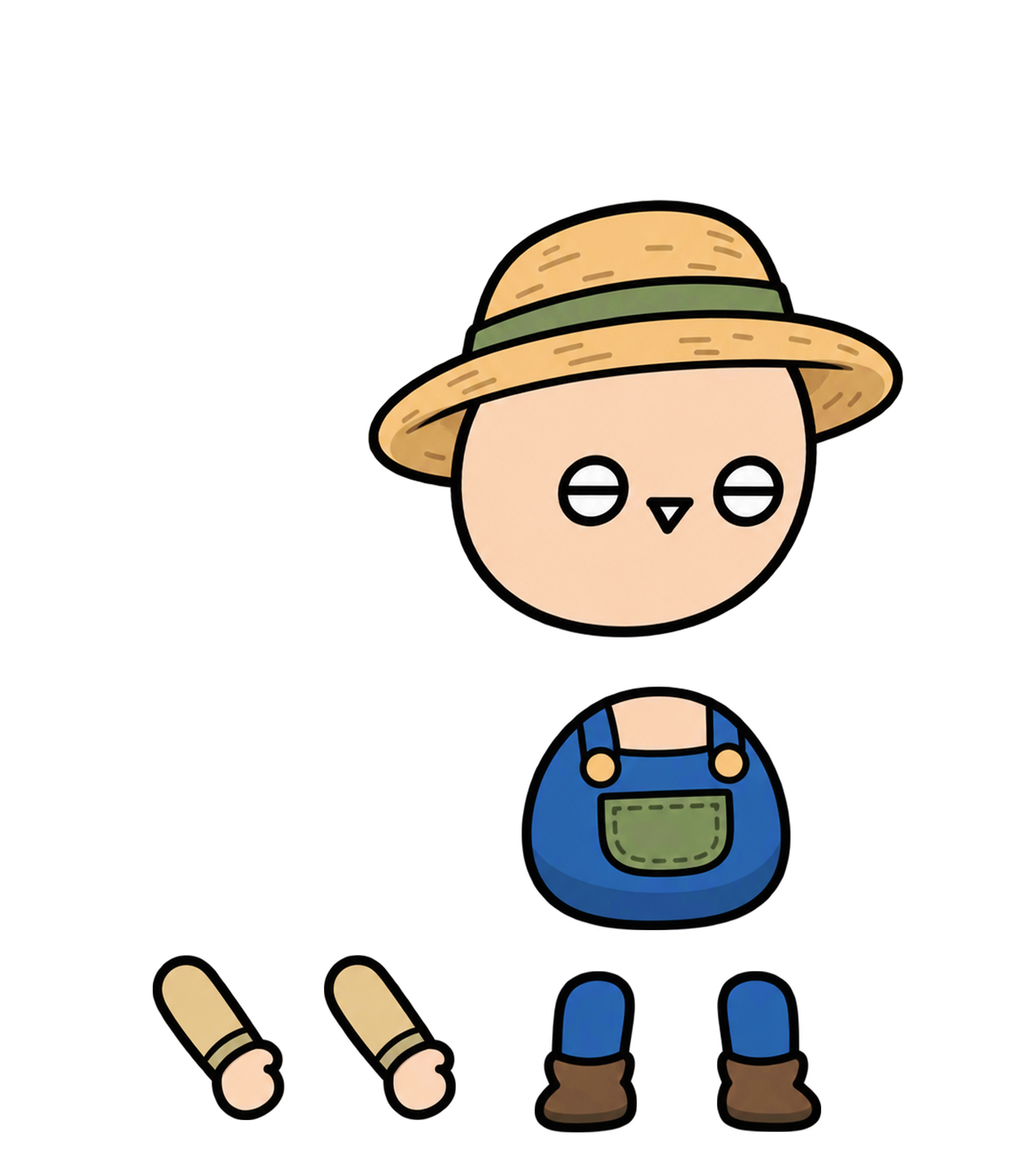
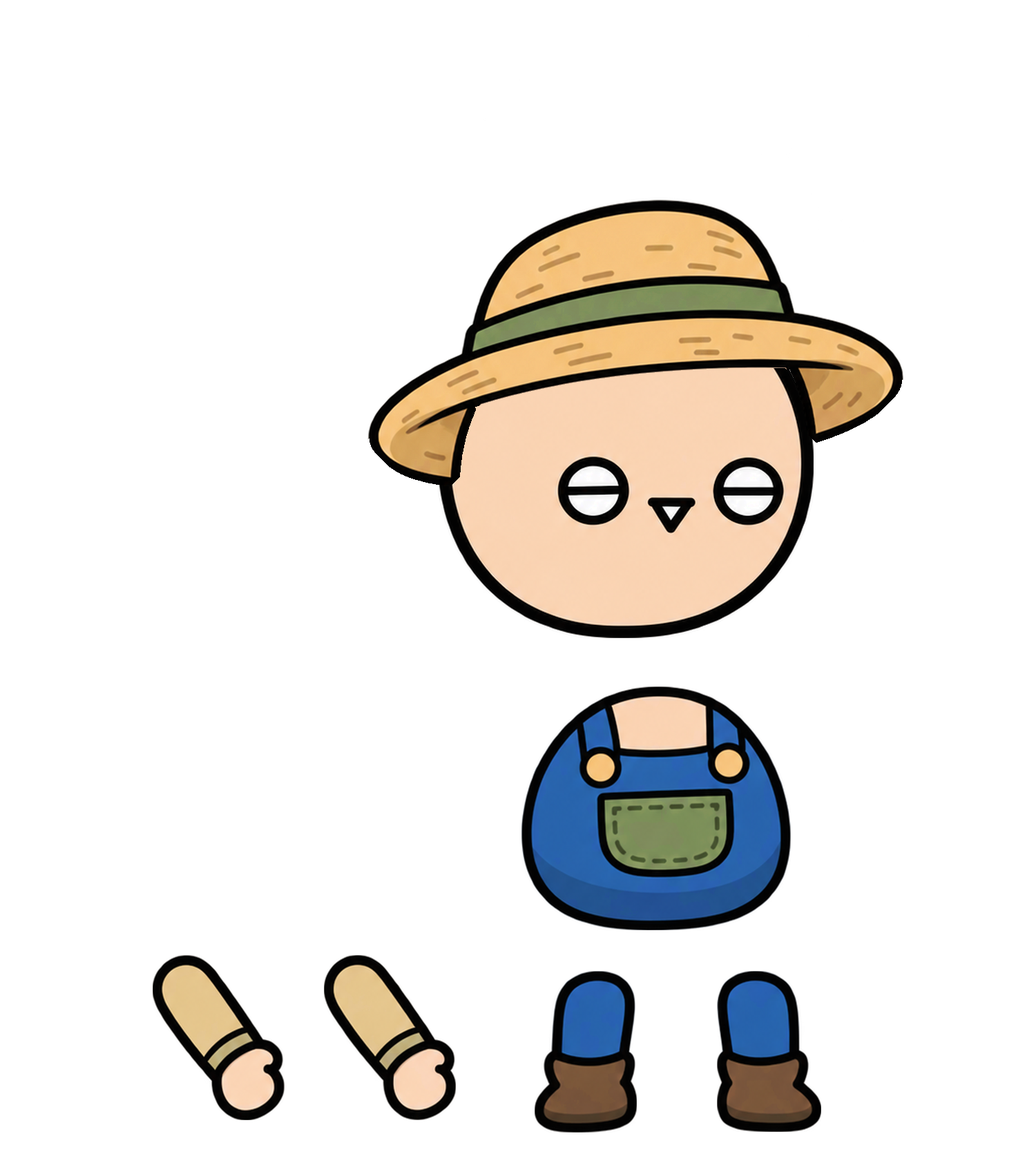
Revision of a layered 1036x1174 image; what changed, layer by layer:
painted on "머리" over [367, 281, 904, 640]
